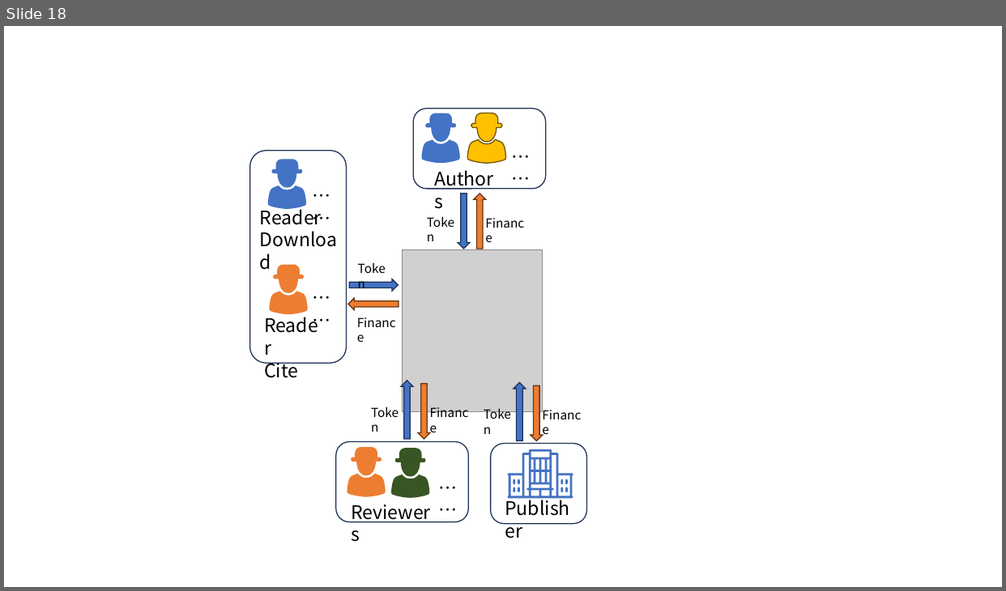
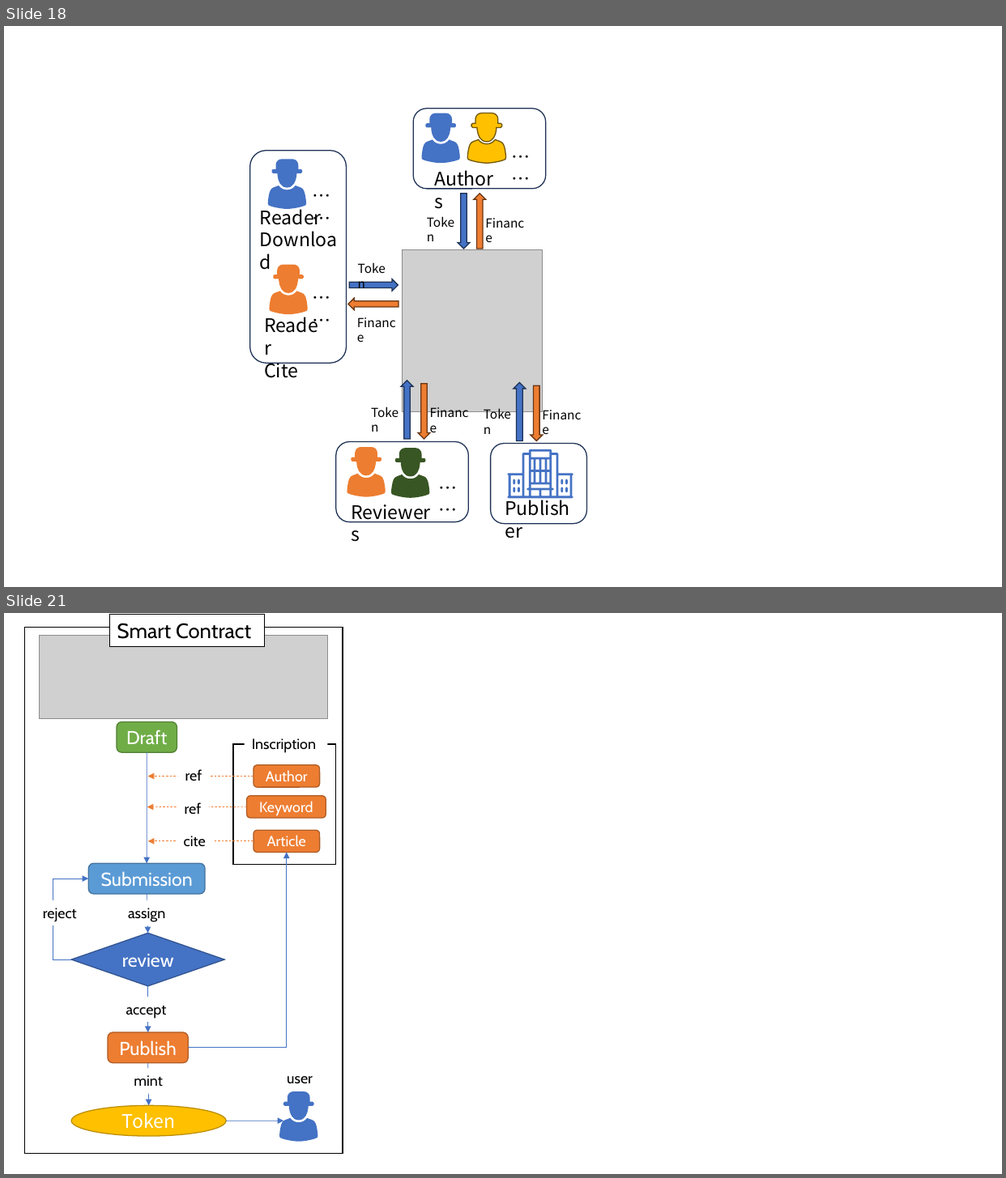
Before and after one commit to thales-casia/journal-dao, a slide deck: docs/fig.pptx. Shown one above the other, each under a label of ours: slide 18 before the commit, slides 18 and 21 after it; the slides between them are not shown. The pictures are 1006x591 and 1006x1178 pixels, drawn with LibreOffice and Linux fonts; fonts in the diff are those of the drawing; grey boxes stand for pictures. Boxes give left, top, right and bottom in pixels: in the first picture for what was removed or moved away, otherwise in the second. Text is boxed around its words. In the diff, an @@ line names an element or a change of style, - is before the commit and + after.

```diff
--- a/docs/fig.pptx
+++ b/docs/fig.pptx
@@ slide 21 added at (4, 613, 1002, 1174), background #FFFFFF @@
@@ rectangle added at (25, 628, 343, 1153), fill #FFFFFF, outline #000000 1 pt @@
@@ picture added at (39, 635, 327, 717) @@
@@ rectangle added at (109, 615, 265, 648), fill #FFFFFF, outline #000000 0.75 pt, 20 pt, text #000000 @@
+Smart Contract
@@ rounded rectangle added at (117, 722, 177, 753), fill #70AD47, outline #538035 1 pt, 18 pt, text #FFFFFF @@
+Draft
@@ arrow added from (147, 752) to (147, 864), #4472C4 0.5 pt @@
@@ rectangle added at (233, 744, 335, 865), fill #FFFFFF, outline #000000 1 pt @@
@@ text added at (252, 739, 316, 753), 14 pt, text #000000 @@
+Inscription
@@ arrow added from (253, 776) to (147, 776), #ED7D31 0.5 pt dashed @@
@@ text added at (185, 769, 202, 781), 14 pt, text #000000 @@
+ref
@@ rounded rectangle added at (253, 765, 319, 787), fill #ED7D31, outline #AF5C24 1 pt, 14 pt, text #FFFFFF @@
+Author
@@ arrow added from (246, 807) to (147, 807), #ED7D31 0.5 pt dashed @@
@@ text added at (185, 803, 202, 814), 14 pt, text #000000 @@
+ref
@@ rounded rectangle added at (246, 796, 326, 818), fill #ED7D31, outline #AF5C24 1 pt, 14 pt, text #FFFFFF @@
+Keyword
@@ rounded rectangle added at (253, 830, 319, 853), fill #ED7D31, outline #AF5C24 1 pt, 14 pt, text #FFFFFF @@
+Article
@@ arrow added from (253, 841) to (147, 841), #ED7D31 0.5 pt dashed @@
@@ text added at (184, 836, 206, 847), 14 pt, text #000000 @@
+cite
@@ elbow arrow added from (188, 1048) to (287, 853), #4472C4 0.5 pt @@
@@ elbow arrow added from (71, 960) to (88, 879), #4472C4 0.5 pt @@
@@ rounded rectangle added at (88, 864, 206, 895), fill #5B9BD5, outline #43739E 1 pt, 18 pt, text #FFFFFF @@
+Submission
@@ arrow added from (147, 894) to (147, 934), #4472C4 0.5 pt @@
@@ text added at (43, 908, 77, 922), 14 pt, text #000000 @@
+reject
@@ text added at (128, 908, 165, 922), 14 pt, text #000000 @@
+assign
@@ diamond added at (71, 934, 225, 986), fill #4472C4, outline #325491 1 pt, 18 pt, text #FFFFFF @@
+review
@@ arrow added from (147, 986) to (147, 1033), #4472C4 0.5 pt @@
@@ text added at (126, 1006, 167, 1019), 14 pt, text #000000 @@
+accept
@@ rounded rectangle added at (108, 1033, 188, 1063), fill #ED7D31, outline #AF5C24 1 pt, 18 pt, text #FFFFFF @@
+Publish
@@ arrow added from (147, 1063) to (148, 1105), #4472C4 0.5 pt @@
@@ text added at (134, 1076, 163, 1087), 14 pt, text #000000 @@
+mint
@@ freeform shape added at (279, 1093, 317, 1142), fill #4472C4 @@
@@ text added at (287, 1076, 313, 1084), 14 pt, text #000000 @@
+user
@@ ellipse added at (71, 1105, 226, 1136), fill #FFC000, outline #BD8E00 1 pt, 18 pt, text #FFFFFF @@
+Token
@@ arrow added from (226, 1122) to (284, 1122), #4472C4 0.5 pt @@
```
Also in this commit, not shown: 2 other slides added, 2 other files.
